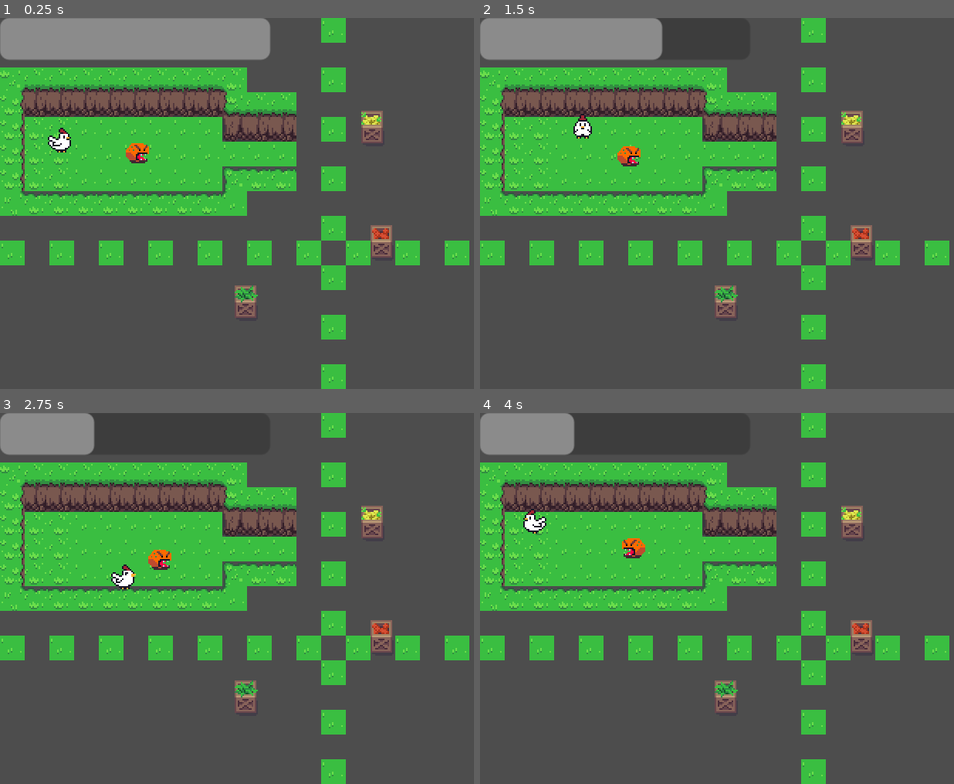
Above: before the commit, frames 1-4 (two rows, left to right).
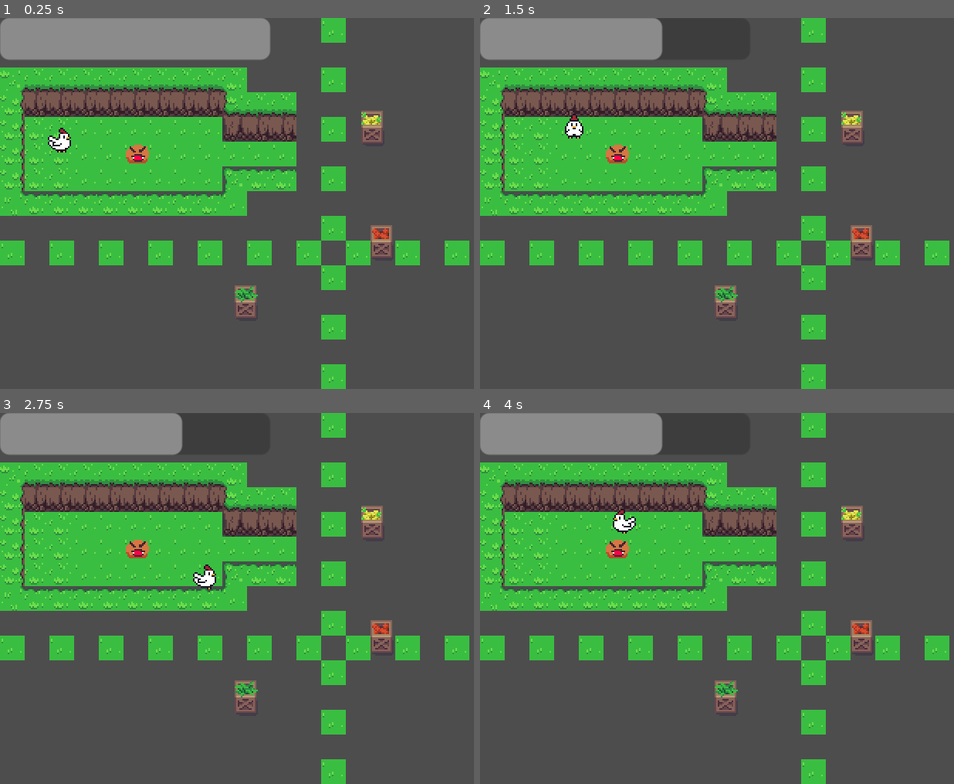
Above: after the commit, the same moments.

Repository: hansonry/chicken-rising
Game: Godot game, scene res://start.tscn
Same seed, same stepped clock (60 frames per second), same inputs: the game is played once before the commit and once after it.
Inputs:
- Up to frame 1 (0.25 s): no input
- Up to frame 2 (1.5 s): tap Enter at 0.5 s; hold D (Right) 0.53-1.28 s; hold J 0.53-1.28 s; tap I at 0.8, 1.35 s; hold S (Down) from 1.28 s (still down)
- Up to frame 3 (2.75 s): tap K at 1.55 s; release S (Down) at 2.03 s; hold D (Right) from 2.03 s (still down); hold K from 2.03 s (still down); tap L at 2.3 s
- Up to frame 4 (4 s): release D (Right) at 2.78 s; release K at 2.78 s; hold W (Up) 2.78-3.53 s; tap L at 2.85 s; tap J at 3.05 s; hold A (Left) from 3.53 s (still down); hold J from 3.53 s (still down); tap I at 3.8 s

The runs differ from the first frame. In frame 1, 0.2% of the frame differs, in the area x 26-32%, y 33-40%; in frame 2, 0.6%; in frame 3, 2.9%, in the area x 18-46%, y 0-48%; in frame 4, 2.9%.
Error before the commit: Attempt to call function 'play' in base 'null instance' on a null instance. (res://bad_guy/baddie.gd:50)
Error after the commit: Parse Error: Class "Baddie" hides a global script class. (res://bad_guy/Baddie.gd:3)

Commit message:
added badguy basic AI

Diff:
--- a/bad_guy/EnemyScouting.gd
+++ /dev/null
@@ -1,14 +0,0 @@
-extends RayCast2D
-
-@onready var parent = get_parent()
-
-# Called when the node enters the scene tree for the first time.
-func _ready():
-	print(str(parent.get_class()))
-	pass # Replace with function body.
-
-
-# Called every frame. 'delta' is the elapsed time since the previous frame.
-func _process(delta):
-
-	pass
--- /dev/null
+++ b/bad_guy/ScoutingVision.gd
@@ -0,0 +1,61 @@
+extends RayCast2D
+class_name ScoutingVision
+
+
+@onready var parent = get_parent() as Baddie
+@onready var DEBUG := parent.DEBUG as bool
+
+@onready var alertLabel := get_parent().find_child("AlertLabel") as Label
+signal scout_alert
+
+var base_angle = 0.0 as float
+var fov_offset_angle = 0.0 as float
+const LAZY_SCAN_SPEED = PI
+const ALERT_SCAN_SPEED = 4*PI
+var scan_speed_rad_per_sec = LAZY_SCAN_SPEED # 90 degrees
+
+@export var fov_in_degrees : float = 60;
+@onready var fov_max_in_rads = deg_to_rad(fov_in_degrees) # around 60 degress total
+
+# Called when the node enters the scene tree for the first time.
+func _ready():
+	pass
+
+
+# Called every frame. 'delta' is the elapsed time since the previous frame.
+func _process(delta):
+	if DEBUG:
+		queue_redraw() # show the scanning
+
+
+func _physics_process(delta):
+	if is_colliding():
+		scout_alert.emit(get_collision_point())
+		if DEBUG:
+			alertLabel.visible = true
+	elif DEBUG:
+		alertLabel.visible = false
+	_move_player_scanner(delta)
+
+
+func _move_player_scanner(delta):
+	#rotate raycast to scan direction
+	rotation = base_angle + fov_offset_angle - (fov_max_in_rads/2)
+	#Incr offset of scan
+	fov_offset_angle += scan_speed_rad_per_sec * delta
+	fov_offset_angle = fmod (fov_offset_angle , fov_max_in_rads) # constrain FOV
+
+func set_scan_angle(scan_angle: float):
+	base_angle = scan_angle
+
+
+func scan_lazy():
+	scan_speed_rad_per_sec = LAZY_SCAN_SPEED
+
+
+func scan_alert():
+	scan_speed_rad_per_sec = ALERT_SCAN_SPEED
+
+func _draw():
+	if DEBUG:
+		draw_line(Vector2.ZERO , target_position , Color.RED)
--- a/bad_guy/baddie.gd
+++ b/bad_guy/baddie.gd
@@ -1,60 +1,137 @@
 extends CharacterBody2D
 
+class_name Baddie
 
 const WALK_SPEED = 10.0
 const RUN_SPEED = 30.0
-var last_direction : String
+var SPEED = WALK_SPEED
+#NOTE: Scouting depends on last_direction
+@export var DEBUG: bool = false
+@onready var sprite = $AnimatedSprite2D as AnimatedSprite2D
+@onready var vision_scanner = $VisionRaycast as ScoutingVision
+
+var last_direction = "Right"
 #patrol variables
-var _patrol_location : Vector2 # the next location to explore/patrol.
-var PATROL_DISTANCE := 10.0 # the distance between each rand patrol point from the PATROL_ORIGIN
+@onready var next_patrol_location : Vector2 = global_position + Vector2.RIGHT # the next location to explore/patrol.
+var PATROL_POINT_DIST_SQR_THRESHOLD = 5;
+var PATROL_DISTANCE := 100.0 # the distance between each rand patrol point from the PATROL_ORIGIN
 #Patrol origin is where they spawn, by default, but obviously can be moved.
 @onready var PATROL_ORIGIN := global_position as Vector2 # These bad guys aren't very brave. They tend to stay near one location.
+
 #rnd
 var rand := RandomNumberGenerator.new() as RandomNumberGenerator
 
+func _process(delta):
+	if DEBUG:
+		queue_redraw()
 
 func _physics_process(delta):
-	var SPEED = WALK_SPEED
 	var moving :bool = false
-	var mirror :bool = false
-	# Get the input direction and handle the movement/deceleration.
-	# As good practice, you should replace UI actions with custom gameplay actions.
-	var command : Vector2
-	command.x = Input.get_axis("Left", "Right")
-	command.y = Input.get_axis("Up", "Down")
+	# get the next place to patrol.
+	var command := global_position.direction_to(next_patrol_location) as Vector2
 
+	if _am_I_close_enough():
+		command = Vector2.ZERO
 
 	command = command.normalized()
 	if command.x:
 		moving = true
 		velocity.x = command.x * SPEED
-		last_direction = "Right"
-		if command.x < 0:
-			mirror = true
 	else:
 		velocity.x = move_toward(velocity.x, 0, SPEED)
 	if command.y:
 		moving = true
 		velocity.y = command.y * SPEED
-		if command.y > 0:
-			last_direction = "Down"
-		else:
-			last_direction = "Up"
 	else:
 		velocity.y = move_toward(velocity.y, 0, SPEED)
 
-	if moving:
-		$Sprite2D.flip_h = mirror
 
-	else:
-		$AnimatedSprite2D.play("Idel" + last_direction)
+	_calculate_last_direction(velocity)
+	_pick_anim(last_direction)
+	_pick_scan_angle(last_direction)
 
 	move_and_slide()
 
+	#DEBUG
+	_DEBUG_dir_keypress()
+
+func _am_I_close_enough():
+	return global_position.distance_squared_to(next_patrol_location) < 5;
 
 
+func _pick_anim( direction : String):
+	match direction:
+		"Up":
+			sprite.play("Up")
+		"Down":
+			sprite.play("Down")
+		"Right":
+			sprite.play("Right")
+			sprite.flip_h = false;
+		"Left":
+			sprite.play("Right")
+			sprite.flip_h = true;
+
+func _pick_scan_angle(direction: String):
+	match direction:
+		"Up":
+			vision_scanner.set_scan_angle(PI)
+		"Down":
+			vision_scanner.set_scan_angle(0)
+		"Right":
+			vision_scanner.set_scan_angle(1.5*PI)
+		"Left":
+			vision_scanner.set_scan_angle(PI/2)
+
+func _DEBUG_dir_keypress():
+	if Input.is_key_pressed(KEY_J):
+		next_patrol_location = global_position + (Vector2.LEFT * 30)
+	if Input.is_key_pressed(KEY_I):
+		next_patrol_location = global_position + (Vector2.UP * 30)
+	if Input.is_key_pressed(KEY_K):
+		next_patrol_location = global_position + (Vector2.DOWN * 30)
+	if Input.is_key_pressed(KEY_L):
+		next_patrol_location = global_position + (Vector2.RIGHT * 30)
+
+
+func _calculate_last_direction(dir: Vector2):
+	var alignment = dir.dot(Vector2.UP)
+	var maxAlignment = alignment
+	last_direction="Up"
+
+	alignment = dir.dot(Vector2.DOWN)
+	if alignment>maxAlignment:
+		maxAlignment = alignment
+		last_direction="Down"
+
+	alignment = dir.dot(Vector2.LEFT)
+	if alignment>maxAlignment:
+		maxAlignment = alignment
+		last_direction="Left"
+
+	alignment = dir.dot(Vector2.RIGHT)
+	if alignment>maxAlignment:
+		#nothing left to compare to
+		last_direction="Right"
+	pass
 
 
 func _on_scouting_timer_timeout():
+	# Get a random point within PATROL_DISTANCE from the PATROL_ORIGIN.
+	SPEED = WALK_SPEED
+	next_patrol_location = PATROL_ORIGIN + ( Vector2.from_angle(rand.randf_range(-PI,PI)) * PATROL_DISTANCE * rand.randf());
+	vision_scanner.scan_lazy()
+	pass
 
+
+func _on_vision_raycast_scout_alert(player_loc:Vector2):
+	#If the enemy sees the player, chase the player!!!
+	SPEED=RUN_SPEED
+	next_patrol_location = player_loc
+	$PatrolTimer.start() # reset the timer. we don't want our bad guy to wander off randomly while chasing us!d
+	vision_scanner.scan_alert()
 	pass
+
+func _draw():
+	if DEBUG:
+		draw_line(Vector2.ZERO , Vector2.from_angle($VisionRaycast.base_angle) * 30 , Color.BLUE )
--- a/bad_guy/baddie.tscn
+++ b/bad_guy/baddie.tscn
@@ -1,25 +1,68 @@
-[gd_scene load_steps=6 format=3 uid="uid://5dp6yyeg32m6"]
+[gd_scene load_steps=9 format=3 uid="uid://ceu72hb2bisr0"]
 
-[ext_resource type="Script" path="res://bad_guy/baddie.gd" id="1_fx7gl"]
 [ext_resource type="Texture2D" uid="uid://c3c2m4k5dli7b" path="res://bad_guy/baddie_temp_II.png" id="1_pb3jy"]
-[ext_resource type="Script" path="res://bad_guy/EnemyScouting.gd" id="2_xiuqc"]
+[ext_resource type="Script" path="res://bad_guy/Baddie.gd" id="1_rf3bw"]
+[ext_resource type="Texture2D" uid="uid://vw0lac60xvtf" path="res://bad_guy/baddie_temp_II_front.png" id="3_1m32x"]
+[ext_resource type="Script" path="res://bad_guy/ScoutingVision.gd" id="4_e6hq5"]
+[ext_resource type="Texture2D" uid="uid://cxumyf6fsfjvy" path="res://bad_guy/baddie_temp_II_back.png" id="5_fhayv"]
 
 [sub_resource type="CircleShape2D" id="CircleShape2D_obcqa"]
 radius = 9.0
 
 [sub_resource type="CircleShape2D" id="CircleShape2D_42g0g"]
 
+[sub_resource type="SpriteFrames" id="SpriteFrames_6v3v4"]
+animations = [{
+"frames": [{
+"duration": 1.0,
+"texture": ExtResource("3_1m32x")
+}],
+"loop": true,
+"name": &"Down",
+"speed": 5.0
+}, {
+"frames": [{
+"duration": 1.0,
+"texture": ExtResource("1_pb3jy")
+}],
+"loop": true,
+"name": &"Right",
+"speed": 5.0
+}, {
+"frames": [{
+"duration": 1.0,
+"texture": ExtResource("5_fhayv")
+}],
+"loop": true,
+"name": &"Up",
+"speed": 5.0
+}]
+
 [node name="CharacterBody2D" type="CharacterBody2D"]
 collision_layer = 4
-script = ExtResource("1_fx7gl")
+script = ExtResource("1_rf3bw")
+
+[node name="AlertLabel" type="Label" parent="."]
+visible = false
+offset_left = -2.0
+offset_top = -27.0
+offset_right = 21.0
+offset_bottom = -1.0
+text = "!"
+
+[node name="VisionRaycast" type="RayCast2D" parent="."]
+collision_mask = 2
+script = ExtResource("4_e6hq5")
+fov_in_degrees = 120.0
+
+[node name="PatrolTimer" type="Timer" parent="."]
+wait_time = 3.0
+autostart = true
 
 [node name="PhysicsCollider" type="CollisionShape2D" parent="."]
 position = Vector2(0, 1)
 scale = Vector2(1, 0.7)
 shape = SubResource("CircleShape2D_obcqa")
-
-[node name="Sprite2D" type="Sprite2D" parent="."]
-texture = ExtResource("1_pb3jy")
 
 [node name="HitBox" type="Area2D" parent="."]
 collision_layer = 4
@@ -30,11 +73,9 @@
 scale = Vector2(0.9, 0.6)
 shape = SubResource("CircleShape2D_42g0g")
 
-[node name="Vision" type="RayCast2D" parent="."]
-script = ExtResource("2_xiuqc")
+[node name="AnimatedSprite2D" type="AnimatedSprite2D" parent="."]
+sprite_frames = SubResource("SpriteFrames_6v3v4")
+animation = &"Down"
 
-[node name="ScoutingTimer" type="Timer" parent="."]
-wait_time = 3.0
-autostart = true
-
-[connection signal="timeout" from="ScoutingTimer" to="." method="_on_scouting_timer_timeout"]
+[connection signal="scout_alert" from="VisionRaycast" to="." method="_on_vision_raycast_scout_alert"]
+[connection signal="timeout" from="PatrolTimer" to="." method="_on_scouting_timer_timeout"]
--- a/player.gd
+++ b/player.gd
@@ -13,6 +13,7 @@
 
 func _ready():
 	emit_signal("player_life_changed", health)
+
 
 func _physics_process(delta):
 	var moving :bool = false
--- a/project.godot
+++ b/project.godot
@@ -14,6 +14,10 @@
 run/main_scene="res://start.tscn"
 config/features=PackedStringArray("4.0", "GL Compatibility")
 config/icon="res://icon.svg"
+
+[autoload]
+
+Direction="*res://Direction.gd"
 
 [display]
 
Binary file added: bad_guy/baddie_temp_II_back.png
Not shown, added: bad_guy/baddie_temp_II_back.png.import
Binary file added: bad_guy/baddie_temp_II_front.png
Not shown, added: bad_guy/baddie_temp_II_front.png.import
Not shown: 1 places in start.tscn that only renumber resources
